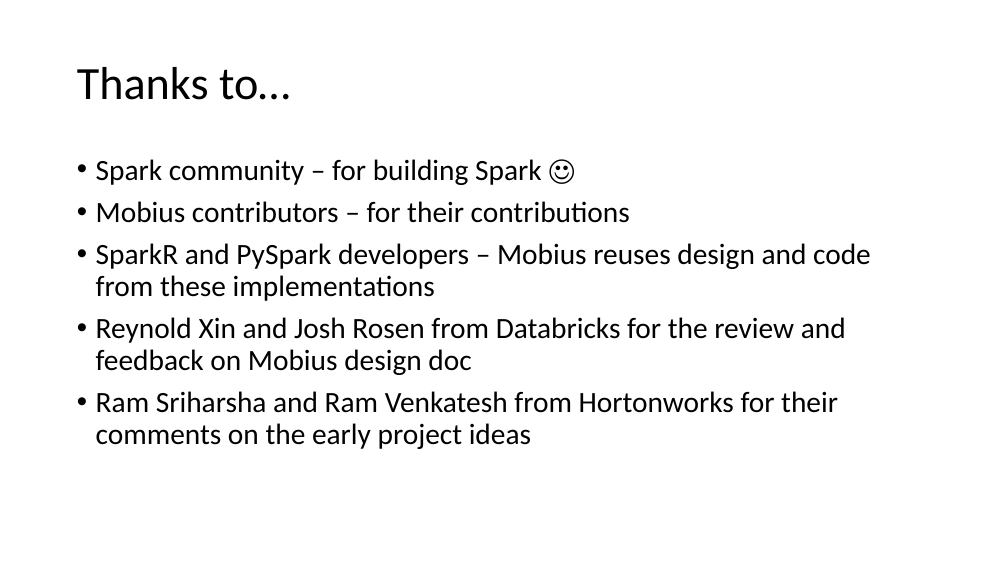
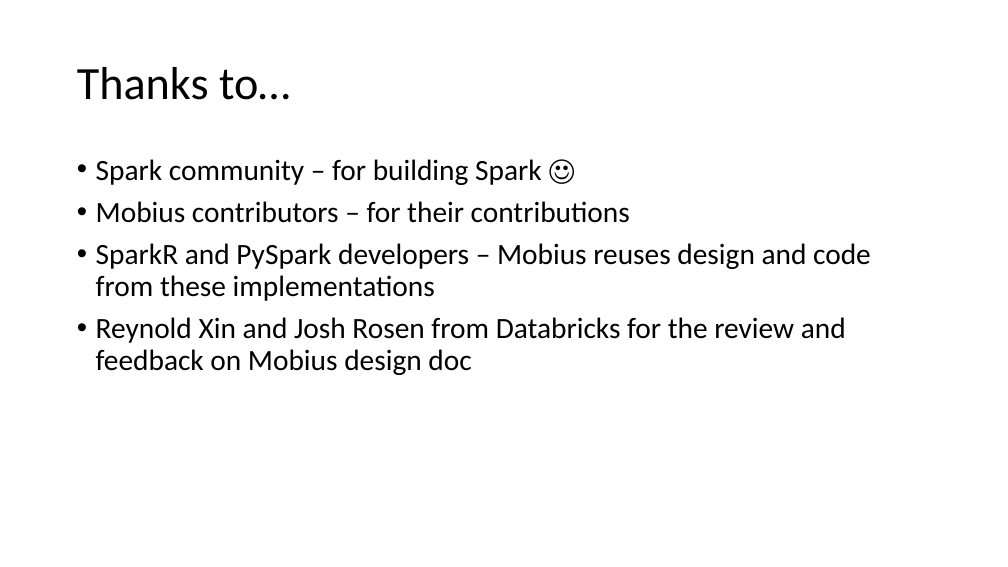
Before and after one commit to microsoft/Mobius, a slide deck: slide 40 of docs/Mobius.pptx (slide 42 before the commit). Drawn at 1008x567 pixels with LibreOffice and Linux fonts; fonts in the diff are those of the drawing. Boxes give left, top, right and bottom in pixels: in the first picture for what was removed or moved away, otherwise in the second. Text is boxed around its words. In the diff, an @@ line names an element or a change of style, - is before the commit and + after.

```diff
--- a/docs/Mobius.pptx
+++ b/docs/Mobius.pptx
@@ text at <box>96,391,838,449</box>: paragraph removed @@
-• Ram Sriharsha and Ram Venkatesh from Hortonworks for their comments on the early project ideas
```
Also in this commit, not shown: 2 other slides changed, 2 slides removed, 8 other files.
